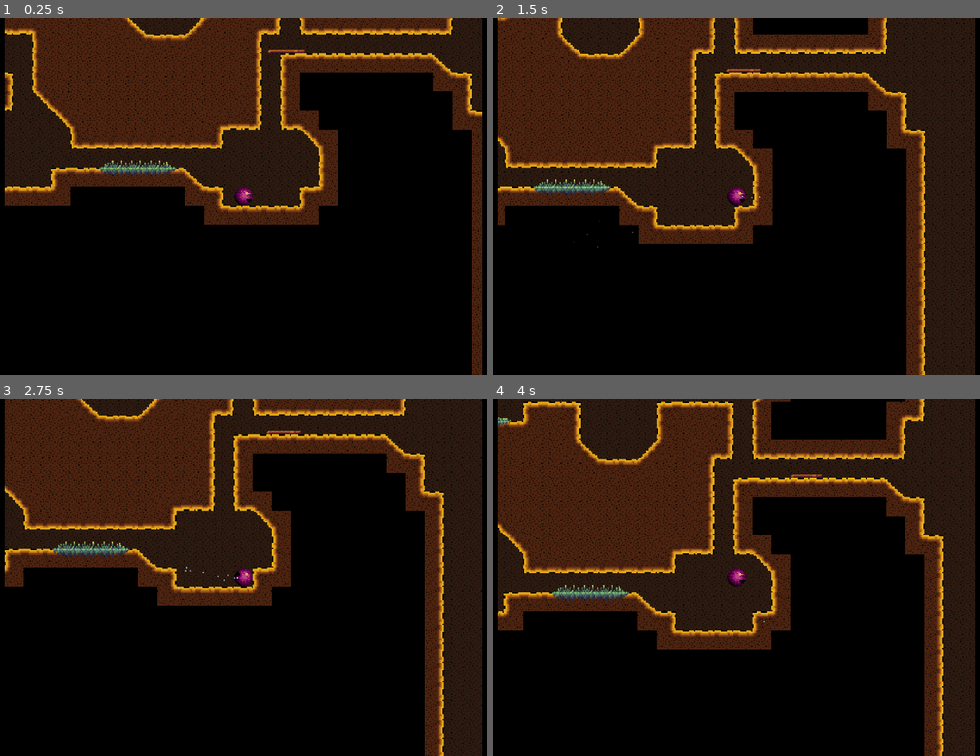
Above: before the commit, frames 1-4 (two rows, left to right).
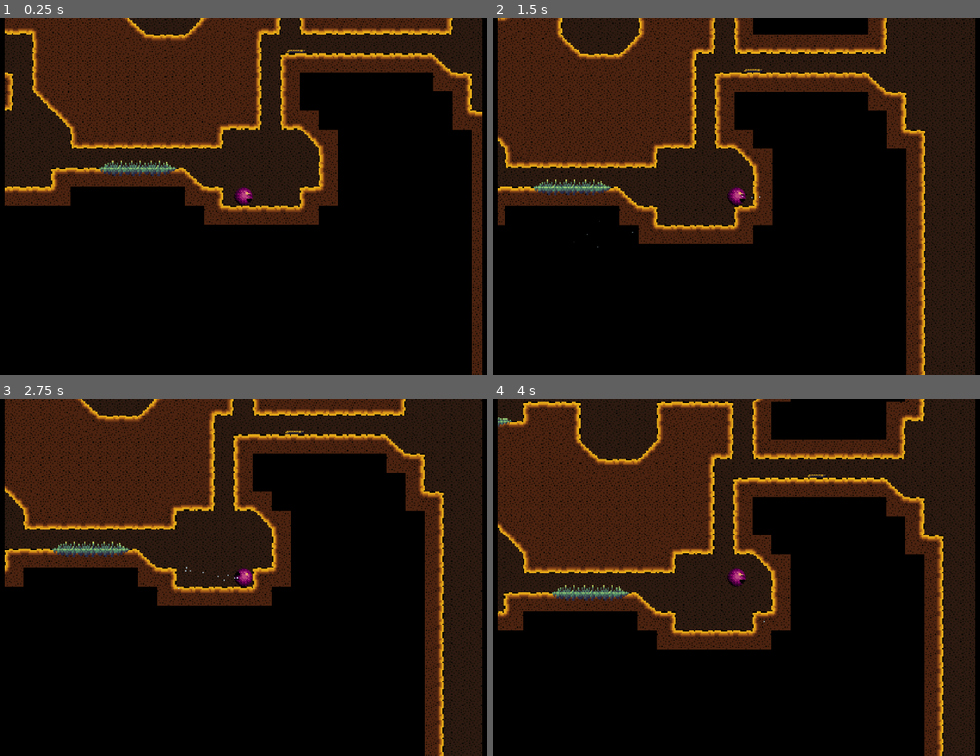
Above: after the commit, the same moments.

Repository: paulguy/Not-Uncrusty-Platformer
Game: Godot game, scene res://game.tscn
The game is run twice, just before and just after one commit, with the same random seed, the same clock (stepped at 60 frames per second) and the same inputs.
Inputs (mouse positions are in pixels of both pictures, inside the frame that each line leads up to):
- Up to frame 1 (0.25 s): no input
- Up to frame 2 (1.5 s): move the mouse to (877, 178) at 0.52 s; hold D (move_right) 0.53-1.28 s; click (877, 178) at 0.67 s; tap Space (jump) at 0.77 s; move the mouse to (609, 214) at 1.27 s; hold A (move_left) from 1.28 s (still down)
- Up to frame 3 (2.75 s): tap Space (jump) at 1.52 s; move the mouse to (306, 498) at 2.02 s; release A (move_left) at 2.03 s; hold D (move_right) from 2.03 s (still down)
- Up to frame 4 (4 s): move the mouse to (702, 648) at 2.77 s; click (702, 648) at 2.92 s; tap Space (jump) at 3.02, 3.77 s; move the mouse to (926, 631) at 3.52 s; release D (move_right) at 3.53 s; hold A (move_left) from 3.53 s (still down)

The runs differ from the first frame. In frame 1, less than 0.1% of the frame differs, in the area x 54-63%, y 8-11%; in frame 2, less than 0.1%, in the area x 47-56%, y 14-16%; in frame 3, less than 0.1%; in frame 4, less than 0.1%.

Commit message:
Make the worm hopefully look less bad.
It still looks kinda goofy on slopes but it's a bit less bad now.

Diff:
--- a/worm.gd
+++ b/worm.gd
@@ -37,7 +37,7 @@
 	if direction == MovementDirection.LEFT:
 		anim.offset.x = -1.5
 	else:
-		anim.offset.x = -30.5
+		anim.offset.x = -14.5
 	var animName = _dirToName[direction]
 	if animForward:
 		anim.speed_scale = 1.0
--- a/worm.tres
+++ b/worm.tres
@@ -8,7 +8,7 @@
 operator = 2
 
 [sub_resource type="Curve" id="Curve_m2bc2"]
-_data = [Vector2(0, 0), 0.0, 0.0, 0, 0, Vector2(0.552349, 0.500792), 1.03746, 1.03746, 0, 0, Vector2(1, 0.787324), 0.0, 0.0, 0, 0]
+_data = [Vector2(0, 0), 0.0, 0.0, 0, 0, Vector2(0.502569, 0.179323), 1.04295, 1.04295, 0, 0, Vector2(1, 0.94281), 0.0, 0.0, 0, 0]
 point_count = 3
 
 [sub_resource type="CurveTexture" id="CurveTexture_c7hxf"]
@@ -24,7 +24,7 @@
 [sub_resource type="VisualShaderNodeVectorCompose" id="VisualShaderNodeVectorCompose_qk18q"]
 
 [sub_resource type="Curve" id="Curve_bodfp"]
-_data = [Vector2(0, 0), 0.0, 0.0, 0, 0, Vector2(0.620017, 0.250766), 0.924743, 0.924743, 0, 0, Vector2(1, 0.537299), 0.0, 0.0, 0, 0]
+_data = [Vector2(0, 0), 0.0, 0.0, 0, 0, Vector2(0.620017, 0.250766), 0.924743, 0.924743, 0, 0, Vector2(0.994704, 0.831109), 0.320798, 0.0, 0, 0]
 point_count = 3
 
 [sub_resource type="CurveTexture" id="CurveTexture_v0xly"]
@@ -104,7 +104,7 @@
 
 }
 "
-graph_offset = Vector2(-193.594, -201.969)
+graph_offset = Vector2(-136.149, -181.04)
 mode = 1
 flags/light_only = false
 nodes/fragment/0/position = Vector2(1240, -380)
--- a/worm.tscn
+++ b/worm.tscn
@@ -7,105 +7,105 @@
 [sub_resource type="ShaderMaterial" id="ShaderMaterial_vt8b7"]
 shader = ExtResource("2_go7nn")
 
-[sub_resource type="AtlasTexture" id="AtlasTexture_nj1pm"]
+[sub_resource type="AtlasTexture" id="AtlasTexture_kmyx0"]
 atlas = ExtResource("1_u8c67")
-region = Rect2(0, 3, 32, 3)
+region = Rect2(0, 3, 16, 3)
 
-[sub_resource type="AtlasTexture" id="AtlasTexture_y4tot"]
+[sub_resource type="AtlasTexture" id="AtlasTexture_bfn3k"]
 atlas = ExtResource("1_u8c67")
-region = Rect2(32, 3, 32, 3)
+region = Rect2(16, 3, 16, 3)
 
-[sub_resource type="AtlasTexture" id="AtlasTexture_qcjva"]
+[sub_resource type="AtlasTexture" id="AtlasTexture_6i658"]
 atlas = ExtResource("1_u8c67")
-region = Rect2(64, 3, 32, 3)
+region = Rect2(32, 3, 16, 3)
 
-[sub_resource type="AtlasTexture" id="AtlasTexture_l23ec"]
+[sub_resource type="AtlasTexture" id="AtlasTexture_5v3ht"]
 atlas = ExtResource("1_u8c67")
-region = Rect2(96, 3, 32, 3)
+region = Rect2(48, 3, 16, 3)
 
-[sub_resource type="AtlasTexture" id="AtlasTexture_lvc8a"]
+[sub_resource type="AtlasTexture" id="AtlasTexture_5uqs6"]
 atlas = ExtResource("1_u8c67")
-region = Rect2(128, 3, 32, 3)
+region = Rect2(64, 3, 16, 3)
 
-[sub_resource type="AtlasTexture" id="AtlasTexture_wfv8t"]
+[sub_resource type="AtlasTexture" id="AtlasTexture_04xev"]
 atlas = ExtResource("1_u8c67")
-region = Rect2(160, 3, 32, 3)
+region = Rect2(80, 3, 16, 3)
 
-[sub_resource type="AtlasTexture" id="AtlasTexture_l00ov"]
+[sub_resource type="AtlasTexture" id="AtlasTexture_2xk24"]
 atlas = ExtResource("1_u8c67")
-region = Rect2(0, 0, 32, 3)
+region = Rect2(0, 0, 16, 3)
 
-[sub_resource type="AtlasTexture" id="AtlasTexture_nrt4o"]
+[sub_resource type="AtlasTexture" id="AtlasTexture_negod"]
 atlas = ExtResource("1_u8c67")
-region = Rect2(32, 0, 32, 3)
+region = Rect2(16, 0, 16, 3)
 
-[sub_resource type="AtlasTexture" id="AtlasTexture_4p4ty"]
+[sub_resource type="AtlasTexture" id="AtlasTexture_b6mi6"]
 atlas = ExtResource("1_u8c67")
-region = Rect2(64, 0, 32, 3)
+region = Rect2(32, 0, 16, 3)
 
-[sub_resource type="AtlasTexture" id="AtlasTexture_2ltks"]
+[sub_resource type="AtlasTexture" id="AtlasTexture_xx7el"]
 atlas = ExtResource("1_u8c67")
-region = Rect2(96, 0, 32, 3)
+region = Rect2(48, 0, 16, 3)
 
-[sub_resource type="AtlasTexture" id="AtlasTexture_o041p"]
+[sub_resource type="AtlasTexture" id="AtlasTexture_35f6g"]
 atlas = ExtResource("1_u8c67")
-region = Rect2(128, 0, 32, 3)
+region = Rect2(64, 0, 16, 3)
 
-[sub_resource type="AtlasTexture" id="AtlasTexture_4ng2h"]
+[sub_resource type="AtlasTexture" id="AtlasTexture_rk2w4"]
 atlas = ExtResource("1_u8c67")
-region = Rect2(160, 0, 32, 3)
+region = Rect2(80, 0, 16, 3)
 
 [sub_resource type="SpriteFrames" id="SpriteFrames_vfd7e"]
 animations = [{
 "frames": [{
-"duration": 1.0,
-"texture": SubResource("AtlasTexture_nj1pm")
+"duration": 2.0,
+"texture": SubResource("AtlasTexture_kmyx0")
+}, {
+"duration": 1.7,
+"texture": SubResource("AtlasTexture_bfn3k")
 }, {
 "duration": 1.0,
-"texture": SubResource("AtlasTexture_y4tot")
+"texture": SubResource("AtlasTexture_6i658")
 }, {
 "duration": 1.0,
-"texture": SubResource("AtlasTexture_qcjva")
+"texture": SubResource("AtlasTexture_5v3ht")
 }, {
-"duration": 1.0,
-"texture": SubResource("AtlasTexture_l23ec")
+"duration": 1.7,
+"texture": SubResource("AtlasTexture_5uqs6")
 }, {
-"duration": 1.0,
-"texture": SubResource("AtlasTexture_lvc8a")
-}, {
-"duration": 1.0,
-"texture": SubResource("AtlasTexture_wfv8t")
+"duration": 2.0,
+"texture": SubResource("AtlasTexture_04xev")
 }],
 "loop": false,
 "name": &"left",
-"speed": 5.0
+"speed": 15.0
 }, {
 "frames": [{
 "duration": 2.0,
-"texture": SubResource("AtlasTexture_l00ov")
+"texture": SubResource("AtlasTexture_2xk24")
 }, {
-"duration": 1.5,
-"texture": SubResource("AtlasTexture_nrt4o")
+"duration": 1.7,
+"texture": SubResource("AtlasTexture_negod")
 }, {
 "duration": 1.0,
-"texture": SubResource("AtlasTexture_4p4ty")
+"texture": SubResource("AtlasTexture_b6mi6")
 }, {
 "duration": 1.0,
-"texture": SubResource("AtlasTexture_2ltks")
+"texture": SubResource("AtlasTexture_xx7el")
 }, {
-"duration": 1.5,
-"texture": SubResource("AtlasTexture_o041p")
+"duration": 1.7,
+"texture": SubResource("AtlasTexture_35f6g")
 }, {
 "duration": 2.0,
-"texture": SubResource("AtlasTexture_4ng2h")
+"texture": SubResource("AtlasTexture_rk2w4")
 }],
 "loop": false,
 "name": &"right",
 "speed": 15.0
 }]
 
-[sub_resource type="RectangleShape2D" id="RectangleShape2D_hknpl"]
-size = Vector2(3, 3)
+[sub_resource type="CircleShape2D" id="CircleShape2D_1xmgt"]
+radius = 1.5
 
 [node name="Worm" type="CharacterBody2D"]
 collision_layer = 0
@@ -118,10 +118,10 @@
 sprite_frames = SubResource("SpriteFrames_vfd7e")
 animation = &"right"
 centered = false
-offset = Vector2(-30.5, -1.5)
+offset = Vector2(-14.5, -1.5)
 
 [node name="Collision" type="CollisionShape2D" parent="."]
 position = Vector2(0, -1.5)
-shape = SubResource("RectangleShape2D_hknpl")
+shape = SubResource("CircleShape2D_1xmgt")
 
 [connection signal="animation_finished" from="AnimatedSprite2D" to="." method="_on_animated_sprite_2d_animation_finished"]
Binary file changed: worm.aseprite
Binary file changed: worm.png
